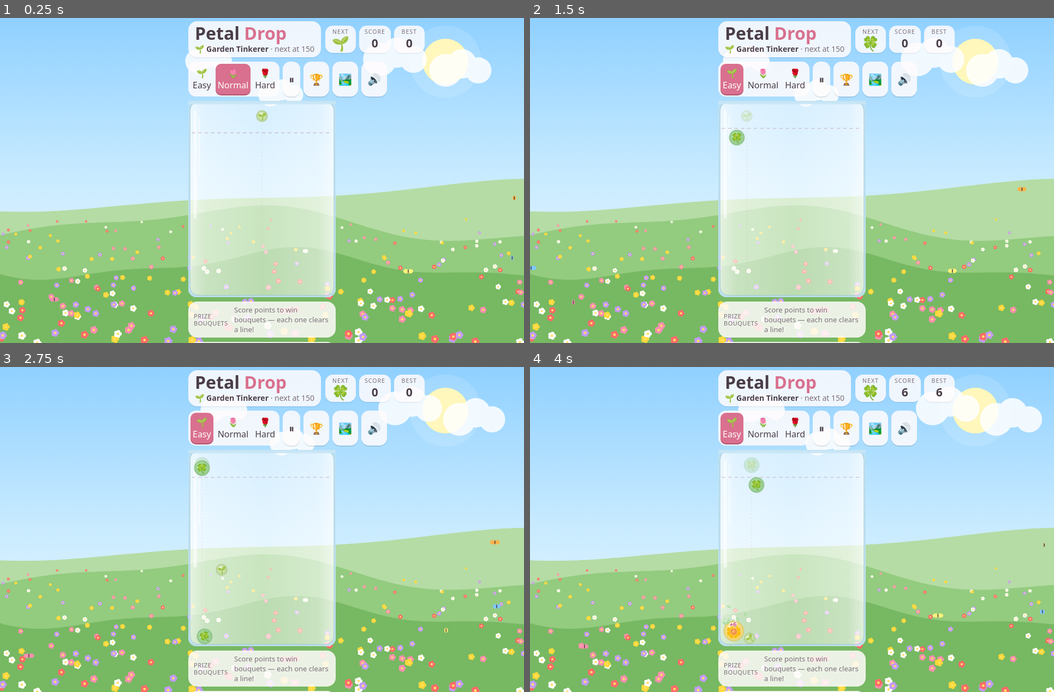
Above: before the commit, frames 1-4 (two rows, left to right).
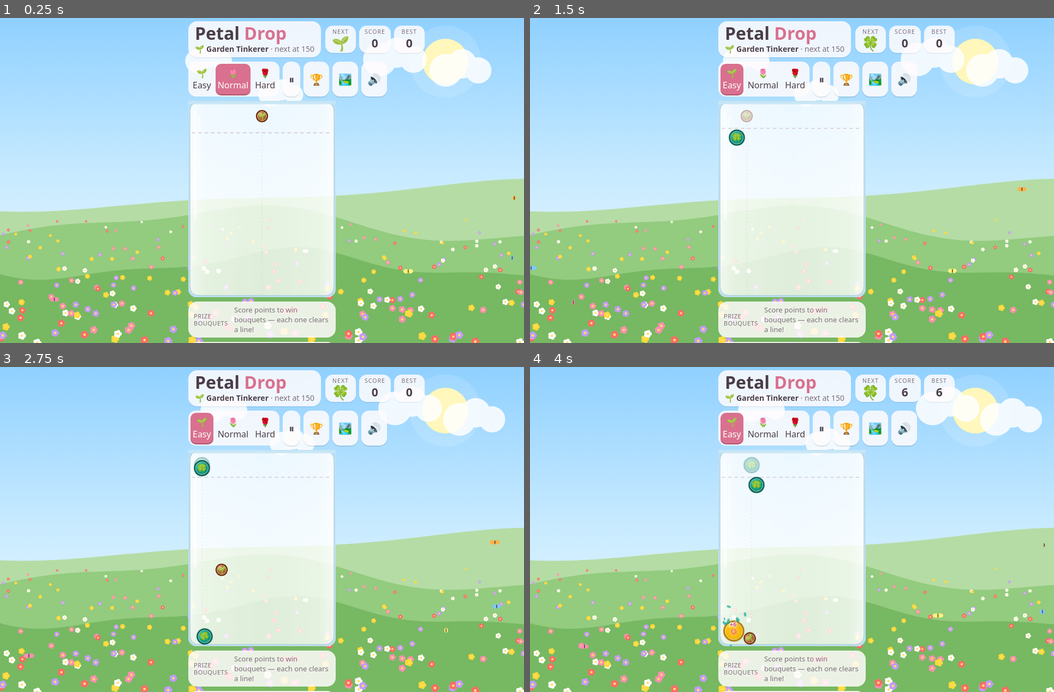
Above: after the commit, the same moments.

Repository: RogerCrothers/easy-arcade
Game: browser game, page petal-drop/index.html
The game is run twice, just before and just after one commit, with the same random seed, the same clock (stepped at 60 frames per second) and the same inputs.
Inputs:
- Up to frame 1 (0.25 s): no input
- Up to frame 2 (1.5 s): click "🌱 Easy" at 0.27 s; hold Right from 1.03 s (still down); tap Space at 1.1 s
- Up to frame 3 (2.75 s): release Right at 1.53 s; hold Down 1.58-1.85 s; tap Space at 1.6, 2.1, 2.6 s; hold Left 1.9-2.47 s; hold Up from 2.52 s (still down)
- Up to frame 4 (4 s): release Up at 2.82 s; hold Right 2.87-3.53 s; tap Space at 3.1, 3.6 s; hold Up 3.58-3.82 s; hold Left from 3.87 s (still down)

The runs differ from the first frame. In frame 1, 6.2% of the frame differs, in the area x 36-64%, y 28-86%; in frame 2, 6.3%; in frame 3, 6.2%; in frame 4, 6.2%.

Commit message:
Petal Drop: stronger, distinct flower colours with outlines and shadows
Co-Authored-By: Claude Opus 5.5 <noreply@anthropic.com>
Claude-Session: https://claude.ai/code/session_01CkzAbGoLHSwPNy1kBzmms7

Diff:
--- a/petal-drop/index.html
+++ b/petal-drop/index.html
@@ -181,9 +181,9 @@
   /* ================= Game data ================= */
   const W = 600, H = 800, HOLD_Y = 62, WALL = 60, GLASS = 10;
   const F = [null,
-    {e:'🌱',c:'#cfe8b0',r:22},{e:'🍀',c:'#a8dca0',r:30},{e:'🌼',c:'#fde58a',r:40},{e:'🌷',c:'#f8b8c8',r:50},
-    {e:'🌸',c:'#fbcfe3',r:61},{e:'🌺',c:'#f59aae',r:73},{e:'🌻',c:'#ffd166',r:86},{e:'🌹',c:'#ec7f92',r:100},
-    {e:'🪷',c:'#e0b6ef',r:115},{e:'💐',c:'#c9e4f7',r:131},{e:'🌳',c:'#9fd28f',r:148}
+    {e:'🌱',c:'#b9773f',r:22},{e:'🍀',c:'#14a99a',r:30},{e:'🌼',c:'#ffc61a',r:40},{e:'🌷',c:'#ff5c8a',r:50},
+    {e:'🌸',c:'#3d9bff',r:61},{e:'🌺',c:'#ff7033',r:73},{e:'🌻',c:'#9b5de5',r:86},{e:'🌹',c:'#d7263d',r:100},
+    {e:'🪷',c:'#f15bb5',r:115},{e:'💐',c:'#2f6fe0',r:131},{e:'🌳',c:'#2e8b57',r:148}
   ];
   const MAX = F.length - 1;
   const POINTS = [0,1,3,6,10,15,21,28,36,45,55,66];
@@ -257,12 +257,16 @@
   function buildSprites(){
     sprites = F.map((f,i)=>{
       if(!f) return null;
-      const k=scale*dpr, s=Math.ceil(f.r*2*k)+4, o=document.createElement('canvas'); o.width=o.height=s;
+      const k=scale*dpr, pad=Math.ceil(f.r*k*.12)+3, s=Math.ceil(f.r*2*k)+pad*2, o=document.createElement('canvas'); o.width=o.height=s;
       const g=o.getContext('2d'), c=s/2, R=f.r*k;
+      // soft shadow so flowers stand out from the glass and scenery
+      g.save(); g.shadowColor='rgba(40,20,40,.35)'; g.shadowBlur=R*.14; g.shadowOffsetY=R*.05;
+      g.fillStyle=f.c; g.beginPath(); g.arc(c,c,R,0,Math.PI*2); g.fill(); g.restore();
       const grad=g.createRadialGradient(c-R*.35,c-R*.4,R*.1,c,c,R);
-      grad.addColorStop(0,'#ffffff'); grad.addColorStop(.35,f.c); grad.addColorStop(1,shade(f.c,-18));
+      grad.addColorStop(0,shade(f.c,90)); grad.addColorStop(.45,f.c); grad.addColorStop(1,shade(f.c,-35));
       g.fillStyle=grad; g.beginPath(); g.arc(c,c,R,0,Math.PI*2); g.fill();
-      g.lineWidth=Math.max(1.5,R*.05); g.strokeStyle=shade(f.c,-30); g.stroke();
+      g.lineWidth=Math.max(2.5,R*.08); g.strokeStyle=shade(f.c,-80); g.stroke();
+      g.lineWidth=Math.max(1,R*.03); g.strokeStyle='rgba(255,255,255,.7)'; g.beginPath(); g.arc(c,c,R*.86,0,Math.PI*2); g.stroke();
       const em=emoji(i);
       if(em){ const d=R*1.73; g.drawImage(em,c-d/2,c-d/2+R*.06,d,d); } else vectorFlower(g,c,c,R,i);
       return o;
@@ -798,13 +802,14 @@
     draw(now);
     requestAnimationFrame(frame);
   }
+  function drawSprite(lvl,x,y){ const sp=sprites[lvl], k=scale*dpr, w=sp.width/k; ctx.drawImage(sp,x-w/2,y-w/2,w,w); }
   function roundRect(g,x,y,w,h,r){ g.beginPath(); g.moveTo(x+r,y); g.lineTo(x+w-r,y); g.quadraticCurveTo(x+w,y,x+w,y+r); g.lineTo(x+w,y+h-r); g.quadraticCurveTo(x+w,y+h,x+w-r,y+h); g.lineTo(x+r,y+h); g.quadraticCurveTo(x,y+h,x,y+h-r); g.lineTo(x,y+r); g.quadraticCurveTo(x,y,x+r,y); g.closePath(); }
   function draw(now){
     const k=scale*dpr; ctx.setTransform(k,0,0,k,0,0); ctx.clearRect(0,0,W,H);
     // glass jar
     roundRect(ctx,2,2,W-4,H-4,44);
     const jg=ctx.createLinearGradient(0,0,W,0);
-    jg.addColorStop(0,'rgba(255,255,255,.78)'); jg.addColorStop(.12,'rgba(255,255,255,.6)'); jg.addColorStop(.5,'rgba(255,255,255,.5)'); jg.addColorStop(.88,'rgba(255,255,255,.6)'); jg.addColorStop(1,'rgba(255,255,255,.8)');
+    jg.addColorStop(0,'rgba(255,255,255,.9)'); jg.addColorStop(.12,'rgba(255,255,255,.8)'); jg.addColorStop(.5,'rgba(255,255,255,.76)'); jg.addColorStop(.88,'rgba(255,255,255,.8)'); jg.addColorStop(1,'rgba(255,255,255,.9)');
     ctx.fillStyle=jg; ctx.fill();
     ctx.lineWidth=GLASS; ctx.strokeStyle='rgba(190,225,240,.95)'; ctx.stroke();
     ctx.lineWidth=2; ctx.strokeStyle='rgba(120,170,200,.6)'; roundRect(ctx,GLASS/2+2,2,W-GLASS-4,H-GLASS/2-4,40); ctx.stroke();
@@ -821,14 +826,14 @@
     if(!dead && !clearing){
       const r=F[cur].r, x=Math.max(r+GLASS+2, Math.min(W-r-GLASS-2, aimX));
       if(DIFF[diff].guide){ ctx.save(); ctx.strokeStyle='rgba(200,150,170,.4)'; ctx.lineWidth=2; ctx.setLineDash([4,10]); ctx.beginPath(); ctx.moveTo(x,HOLD_Y+r); ctx.lineTo(x,H-GLASS); ctx.stroke(); ctx.restore(); }
-      ctx.globalAlpha=ready&&!paused?1:.35; ctx.drawImage(sprites[cur],x-r-2/k,HOLD_Y-r-2/k,r*2+4/k,r*2+4/k); ctx.globalAlpha=1;
+      ctx.globalAlpha=ready&&!paused?1:.35; drawSprite(cur,x,HOLD_Y); ctx.globalAlpha=1;
     }
     for(const b of Composite.allBodies(engine.world)){
       if(!b.lvl) continue;
       const r=F[b.lvl].r; let s=1;
       if(b.grow>0){ if(!paused) b.grow=Math.max(0,b.grow-.08); s=1-b.grow*.35+Math.sin(b.grow*Math.PI)*.15; }
       ctx.save(); ctx.translate(b.position.x,b.position.y); ctx.rotate(b.angle); ctx.scale(s,s);
-      ctx.drawImage(sprites[b.lvl],-r-2/k,-r-2/k,r*2+4/k,r*2+4/k); ctx.restore();
+      drawSprite(b.lvl,0,0); ctx.restore();
     }
     for(const p of particles){ ctx.save(); ctx.translate(p.x,p.y); ctx.rotate(p.rot); ctx.globalAlpha=Math.max(0,p.life); ctx.fillStyle=p.col; ctx.beginPath(); ctx.ellipse(0,0,p.sz,p.sz*.55,0,0,Math.PI*2); ctx.fill(); ctx.restore(); }
     ctx.globalAlpha=1;
